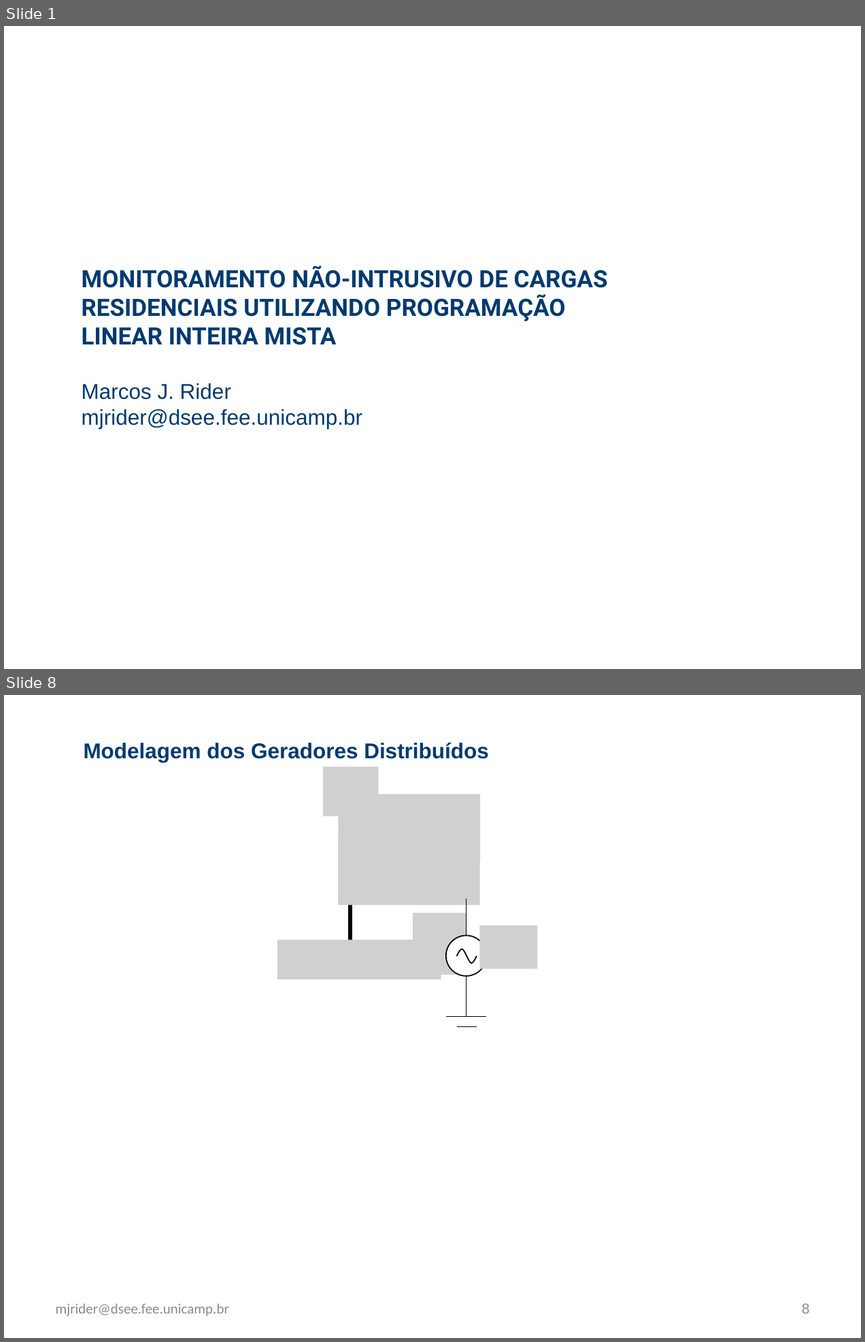
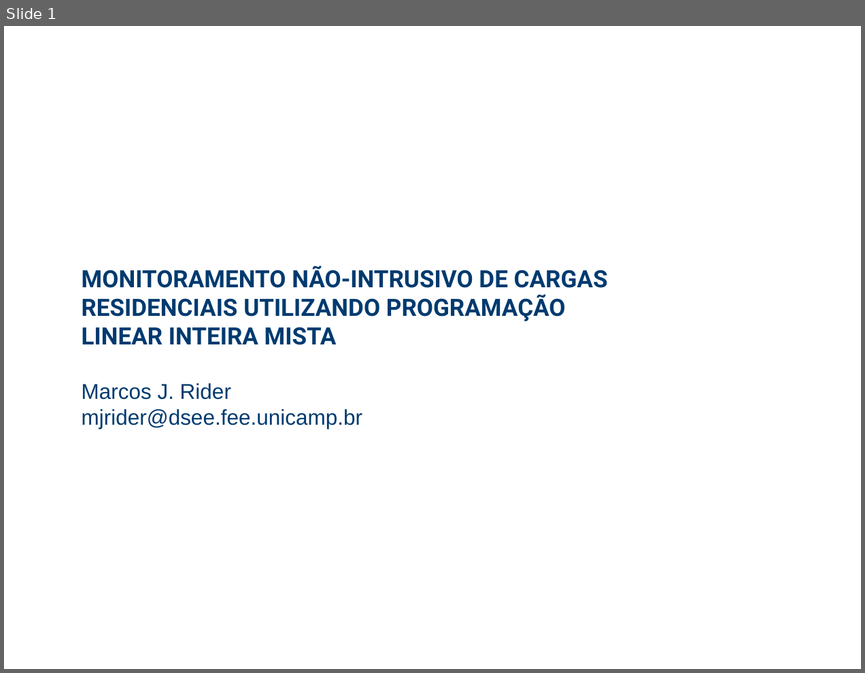
Before and after one commit to WittmannF/nilm-lp, a slide deck: example/z_presentation.pptx. Shown one above the other, each under a label of ours: slides 1 and 8 before the commit, slide 1 after it; the slides between them are not shown. The pictures are 865x1342 and 865x673 pixels, drawn with LibreOffice and Linux fonts; fonts in the diff are those of the drawing; grey boxes stand for pictures. Boxes give left, top, right and bottom in pixels: in the first picture for what was removed or moved away, otherwise in the second. Text is boxed around its words. In the diff, an @@ line names an element or a change of style, - is before the commit and + after.

```diff
--- a/example/z_presentation.pptx
+++ b/example/z_presentation.pptx
@@ slide 8 removed at (4,695,861,1338), background #FFFFFF @@
@@ text removed at (84,743,489,762) @@
-Modelagem dos Geradores Distribuídos
@@ group removed at (277,767,537,1027): 6 pictures, 3 lines, 2 freeform shapes, 1 elbow line, 1 ellipse @@
@@ text removed at (56,1303,229,1316) @@
-mjrider@dsee.fee.unicamp.br
@@ page number removed at (802,1303,810,1313) @@
-8
```
Also in this commit, not shown: 13 slides changed, 1 slide added, 11 other slides removed.
